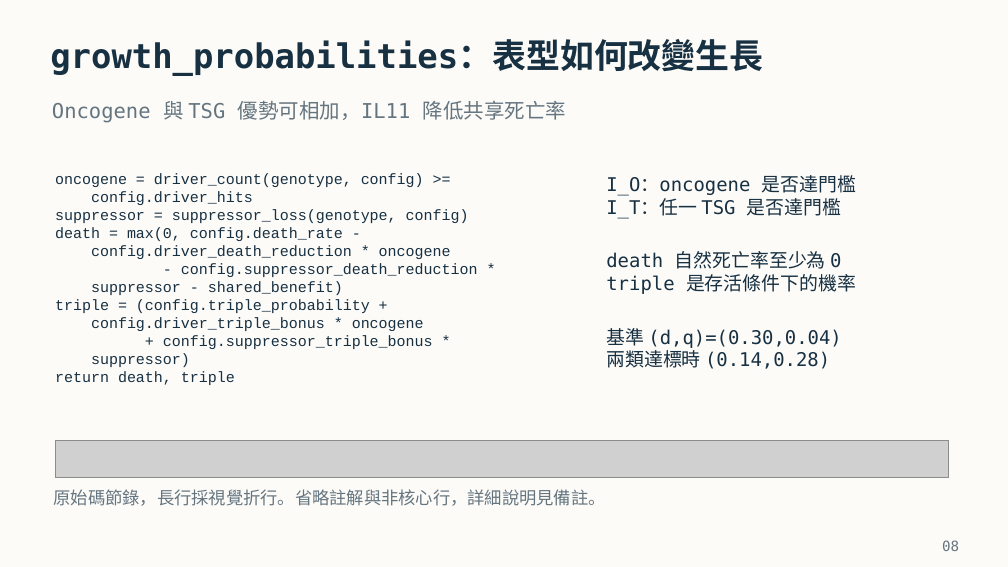
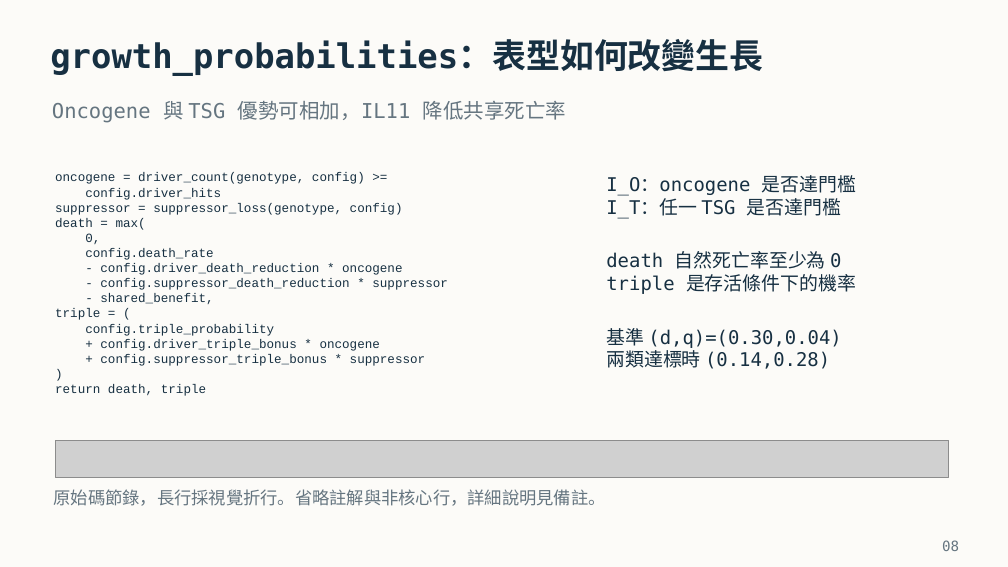
Before and after one commit to astcgt/bme6120-tumor-modeling, a slide deck: slide 8 of outputs/presentations/tumor_markov_code_results_zh_tw_v10.pptx. Drawn at 1008x567 pixels with LibreOffice and Linux fonts; fonts in the diff are those of the drawing; grey boxes stand for pictures. Boxes give left, top, right and bottom in pixels: in the first picture for what was removed or moved away, otherwise in the second. Text is boxed around its words. In the diff, an @@ line names an element or a change of style, - is before the commit and + after.

```diff
--- a/outputs/presentations/tumor_markov_code_results_zh_tw_v10.pptx
+++ b/outputs/presentations/tumor_markov_code_results_zh_tw_v10.pptx
@@ text at box(55, 172, 403, 396): size 14.2 to 12 pt in "oncogene = driver_count(genotype, config) >=", "config.driver_hits", "suppressor = suppressor_loss(genotype, config)", "return death, triple" @@
@@ text at box(55, 218, 448, 366): text changed; size 14.2 to 12 pt @@
-death = max(0, config.death_rate -
-config.driver_death_reduction * oncogene
-- config.suppressor_death_reduction *
-suppressor - shared_benefit)
-triple = (config.triple_probability +
-config.driver_triple_bonus * oncogene
-+ config.suppressor_triple_bonus *
-suppressor)
+death = max(
+0,
+config.death_rate
+- config.driver_death_reduction * oncogene
+- config.suppressor_death_reduction * suppressor
+- shared_benefit,
+triple = (
+config.triple_probability
++ config.driver_triple_bonus * oncogene
++ config.suppressor_triple_bonus * suppressor
+)
```
Also in this commit, not shown: 8 other slides changed, 16 other files.
